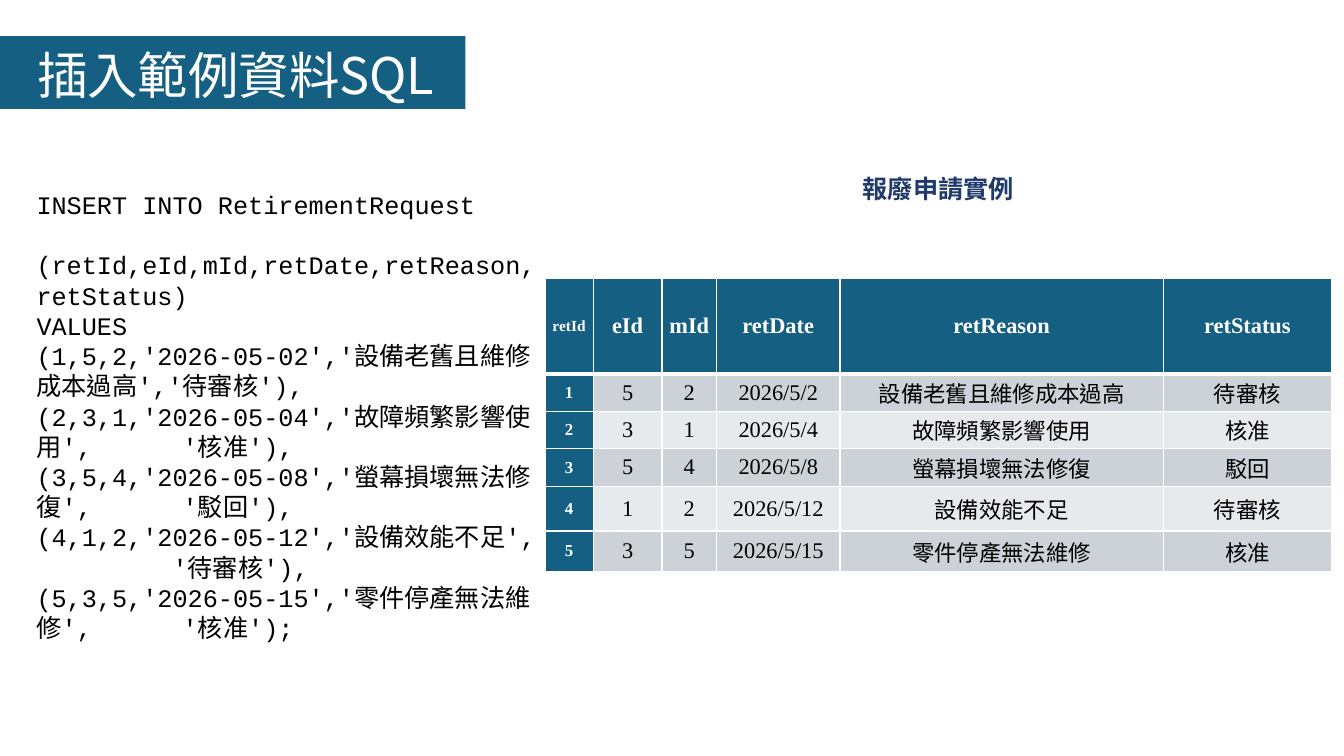
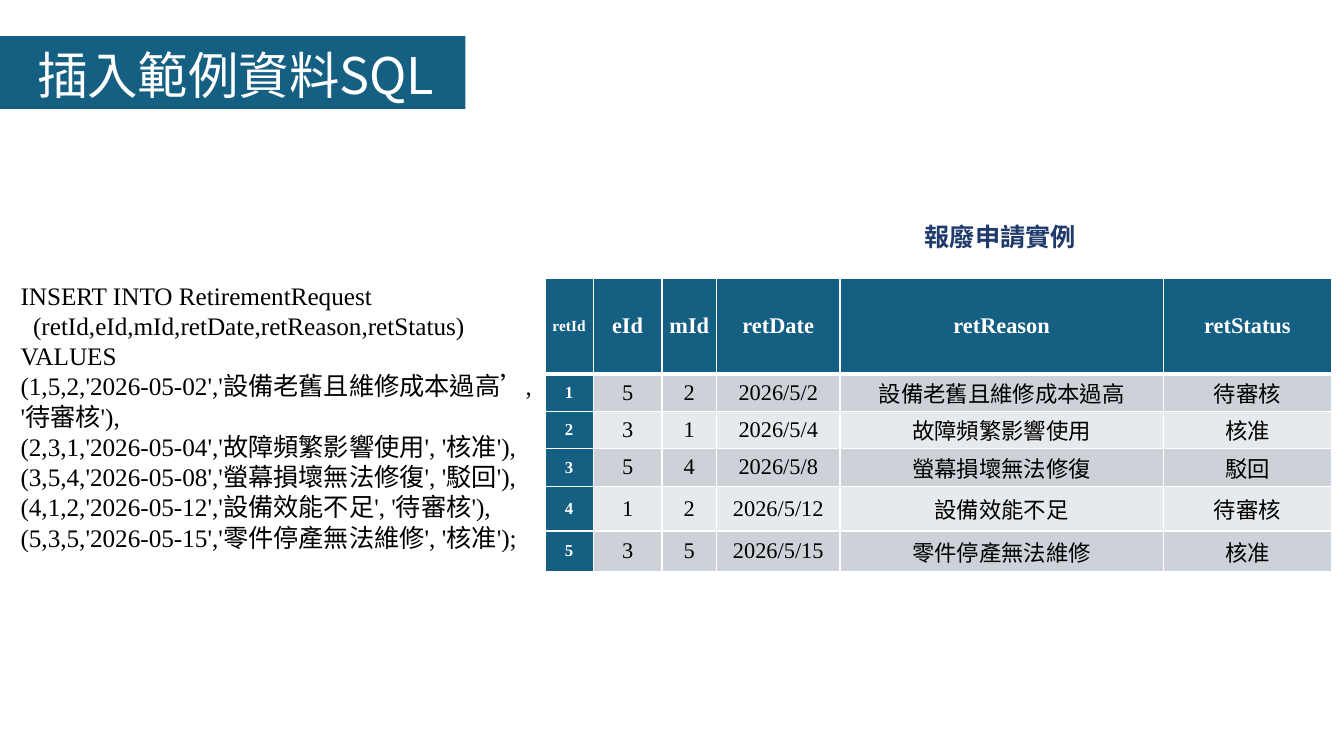
Before and after one commit to LazyEmotionO/NFU_DATABASE, a slide deck: slide 28 of 第四組_資料庫系統期末Part II簡報.pptx. Drawn at 1344x756 pixels with LibreOffice and Linux fonts; fonts in the diff are those of the drawing. Boxes give left, top, right and bottom in pixels: in the first picture for what was removed or moved away, otherwise in the second. Text is boxed around its words. In the diff, an @@ line names an element or a change of style, - is before the commit and + after.

```diff
--- a/第四組_資料庫系統期末Part II簡報.pptx
+++ b/第四組_資料庫系統期末Part II簡報.pptx
@@ text "報廢申請實例": place and size @@
-text "報廢申請實例" at (863,176,1014,201)
+text "報廢申請實例" at (925,224,1076,249)
@@ text "INSERT INTO RetirementRequest": place and size @@
-text "INSERT INTO RetirementRequest" at (37,195,536,643)
+text "INSERT INTO RetirementRequest" at (21,288,532,552)
@@ text at (21,288,517,552): font Courier New to Times New Roman in "INSERT INTO RetirementRequest", "(retId,eId,mId,retDate,retReason,retStatus)", "VALUES", "(2,3,1,'2026-05-04','故障頻繁影響使用', '核准')," and 3 more places @@
@@ text at (21,375,532,431): text changed; font Courier New to Times New Roman @@
-(1,5,2,'2026-05-02','設備老舊且維修成本過高','待審核'),
+(1,5,2,'2026-05-02','設備老舊且維修成本過高’, '待審核'),
```
Also in this commit, not shown: 13 other slides changed, 1 slide added.
